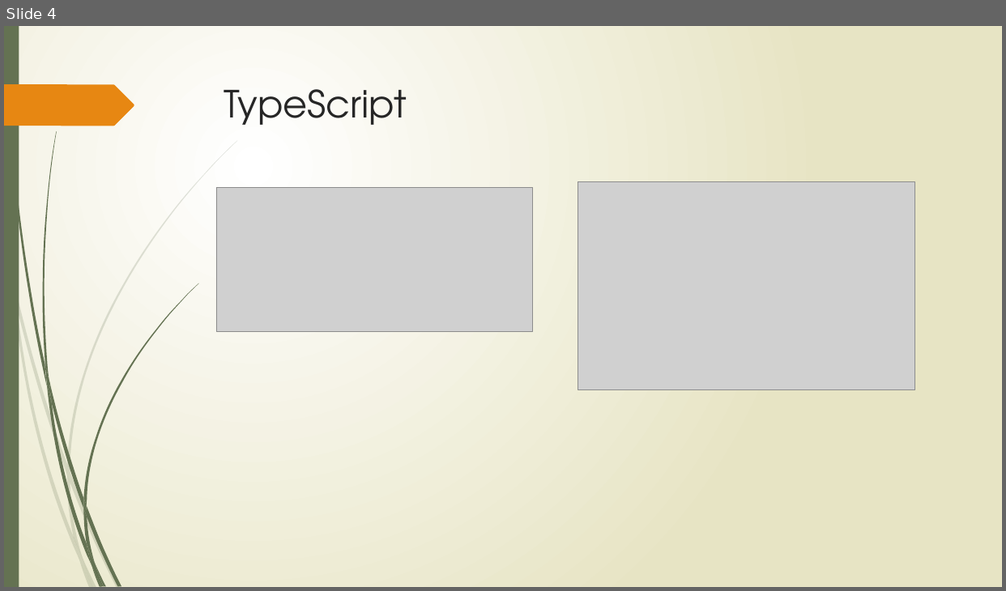
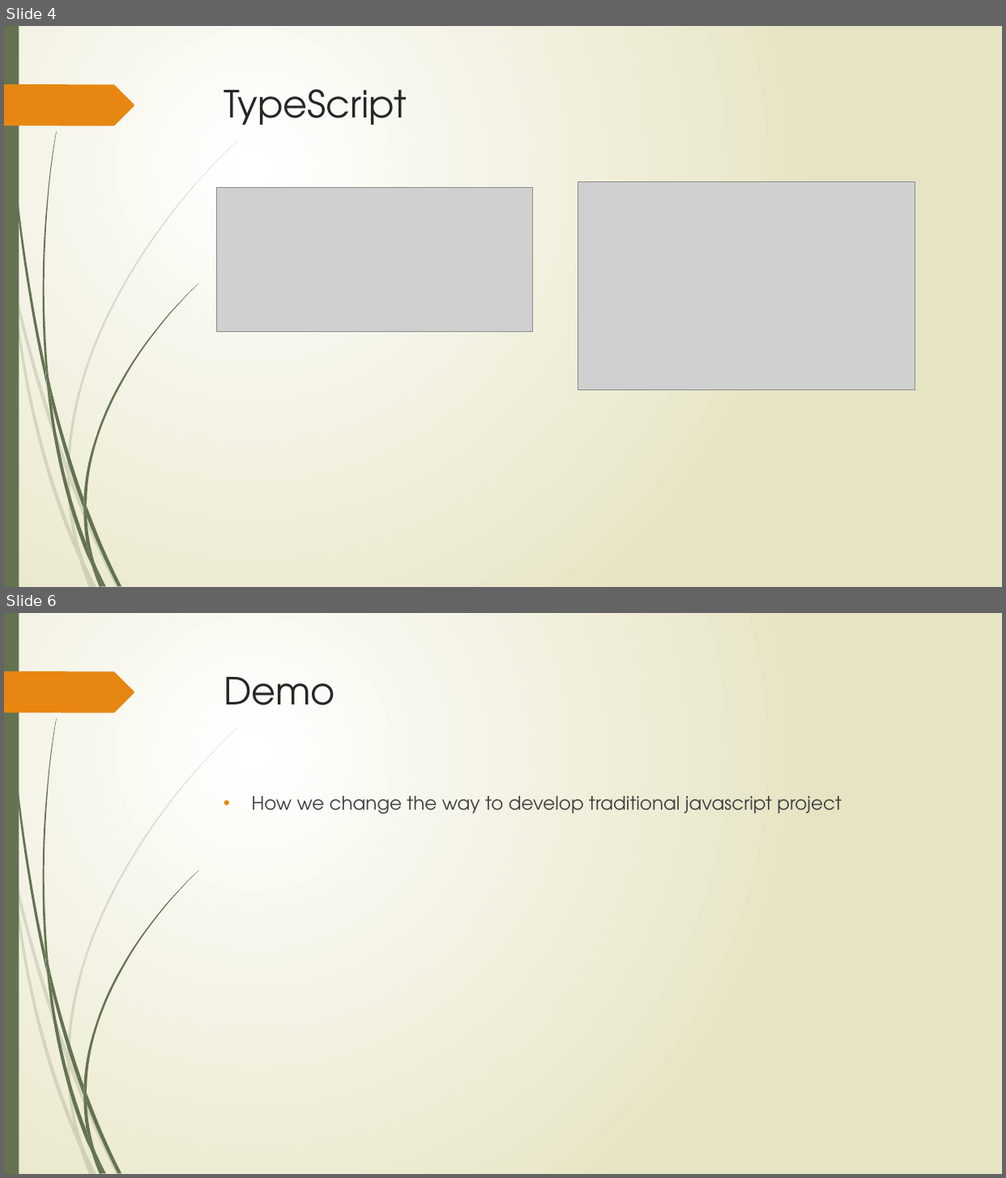
Before and after one commit to hanjia2014/TSDemo, a slide deck: TypeScript.pptx. Shown one above the other, each under a label of ours: slide 4 before the commit, slides 4 and 6 after it; the slides between them are not shown. The pictures are 1006x591 and 1006x1178 pixels, drawn with LibreOffice and Linux fonts; fonts in the diff are those of the drawing; grey boxes stand for pictures. Boxes give left, top, right and bottom in pixels: in the first picture for what was removed or moved away, otherwise in the second. Text is boxed around its words. In the diff, an @@ line names an element or a change of style, - is before the commit and + after.

```diff
--- a/TypeScript.pptx
+++ b/TypeScript.pptx
@@ slide 6 added at (x1=4, y1=613, x2=1002, y2=1174), background gradient #FFFFFF to #E8E6C4; not listed: 24 template elements that a slide beside it also shows @@
@@ title added at (x1=224, y1=677, x2=335, y2=705), 36 pt, text #262626 @@
+Demo
@@ text added at (x1=252, y1=796, x2=842, y2=814), 18 pt, text #404040 @@
+• How we change the way to develop traditional javascript project
```
Also in this commit, not shown: 1 slide changed, 1 slide removed.
